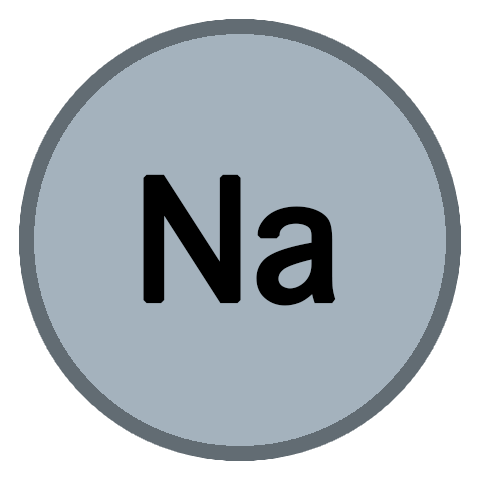
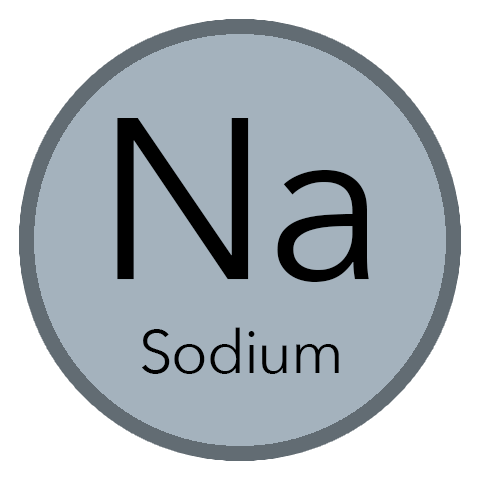
Layered file, before and after one edit (480 x 480). Changes by layer:
added layer "Sodium" above "Na" over [142, 327, 339, 374]
painted on "Na" over [117, 118, 369, 306]
